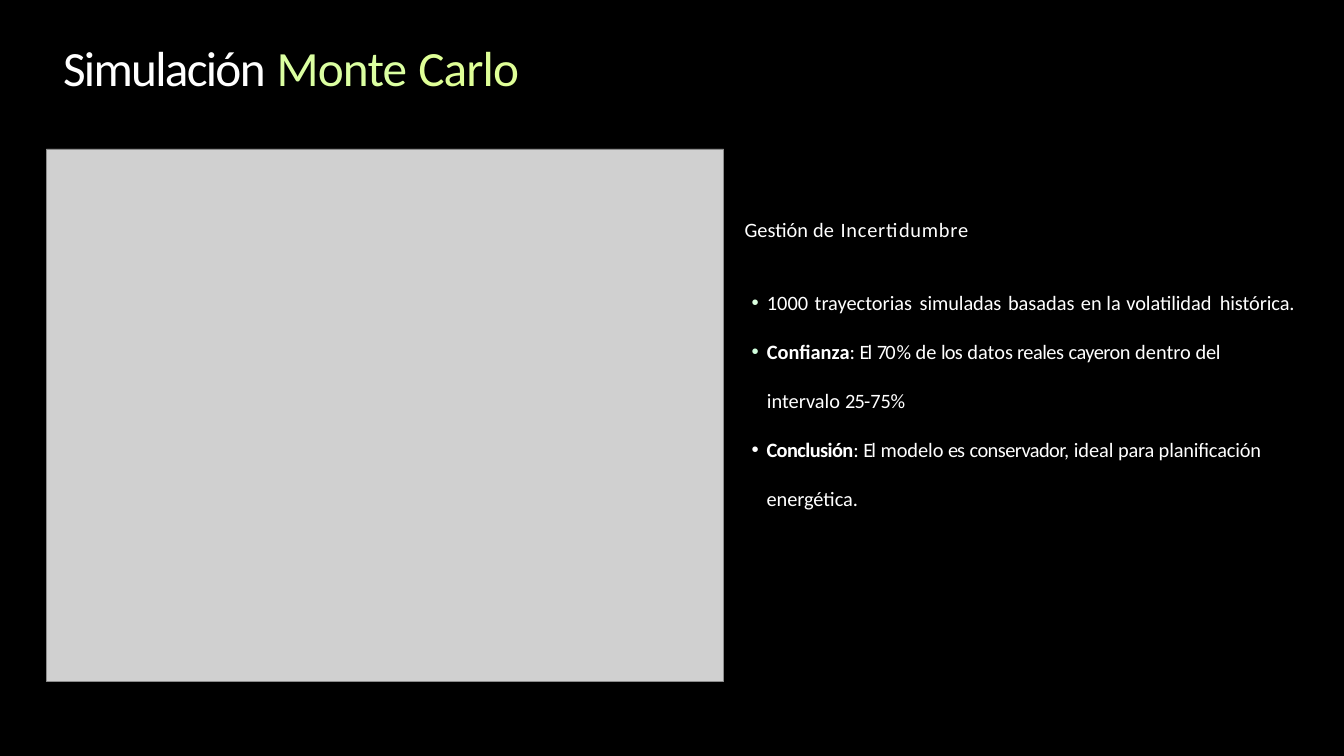
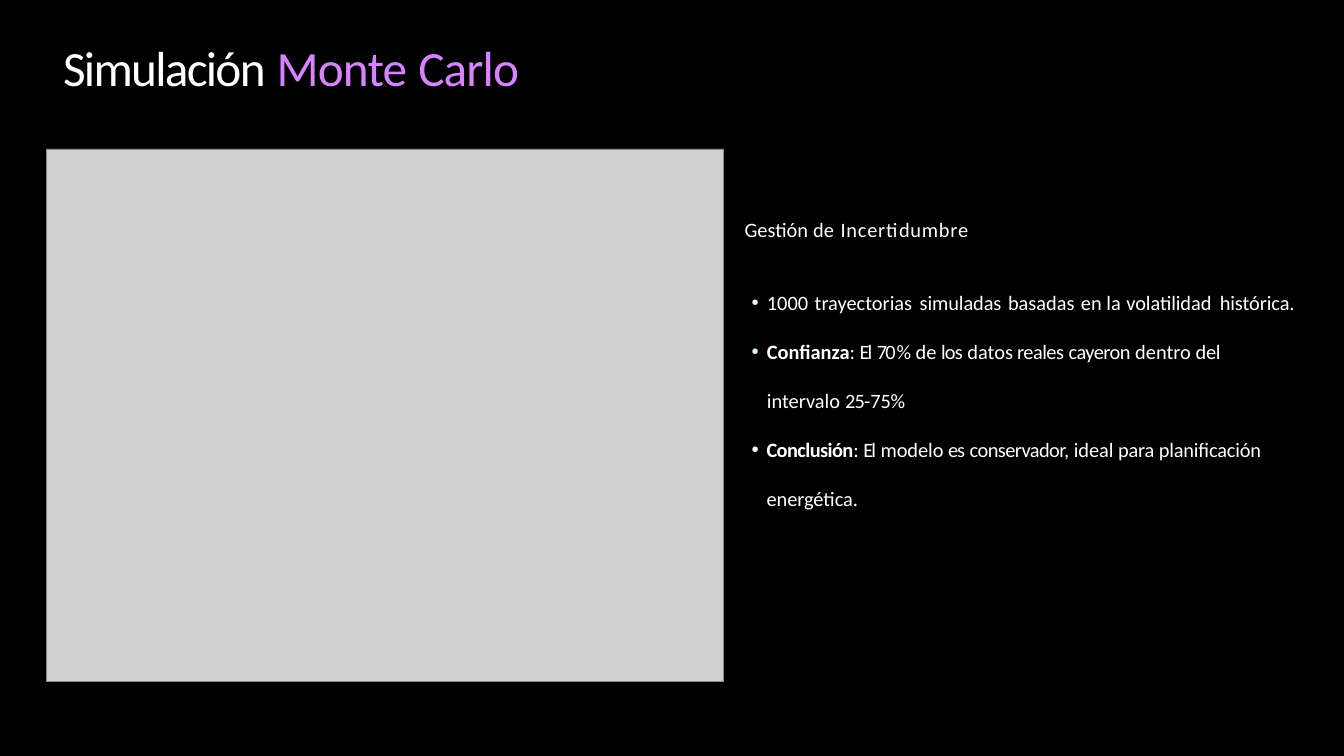
Before and after one commit to alexisbarnique/ceia-ast-tpf, a slide deck: slide 10 of Pronóstico de Demanda Eléctrica GBA.pptx. Drawn at 1344x756 pixels with LibreOffice and Linux fonts; fonts in the diff are those of the drawing; grey boxes stand for pictures. Boxes give left, top, right and bottom in pixels: in the first picture for what was removed or moved away, otherwise in the second. Text is boxed around its words. In the diff, an @@ line names an element or a change of style, - is before the commit and + after.

```diff
--- a/Pronóstico de Demanda Eléctrica GBA.pptx
+++ b/Pronóstico de Demanda Eléctrica GBA.pptx
@@ title "Simulación Monte Carlo" at (x1=63, y1=51, x2=519, y2=87): text colour #DBFFA1 to #D783FF in "Monte"; text colour #DFFF97 to #D783FF in "Carlo" @@
```
Also in this commit, not shown: 9 other slides changed.
